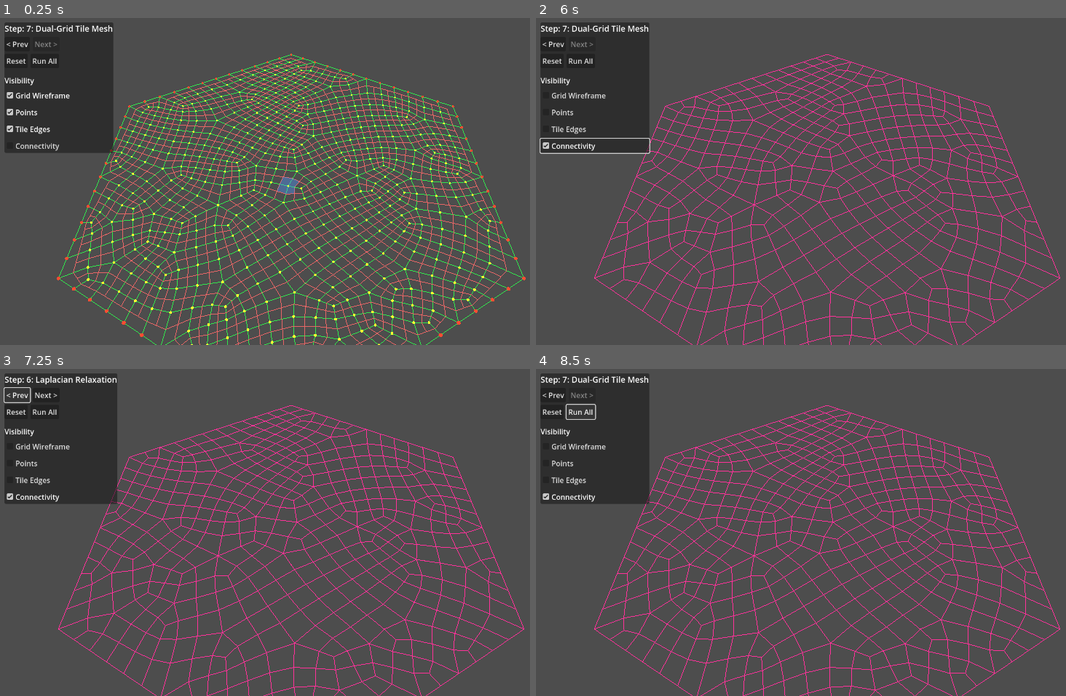
Above: before the commit, frames 1-4 (two rows, left to right).
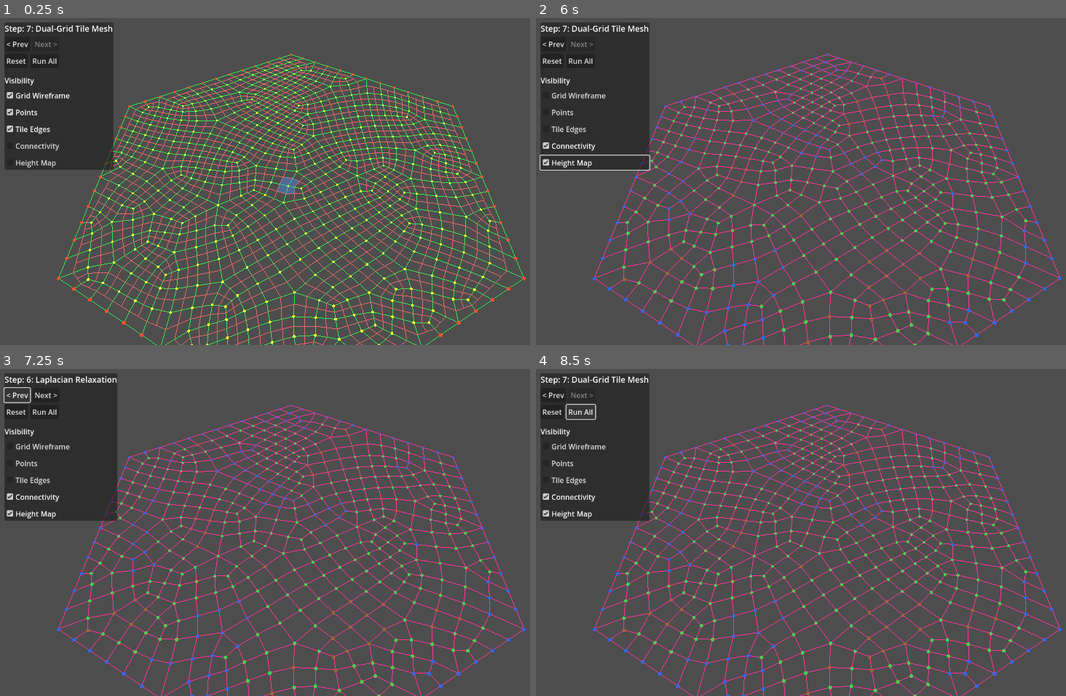
Above: after the commit, the same moments.

Repository: lucasbiancogs/map_generation
Game: Godot game, scene res://scenes/main.tscn
Same seed, same stepped clock (60 frames per second), same inputs: the game is played once before the commit and once after it.
Inputs (mouse positions are in pixels of both pictures, inside the frame that each line leads up to):
- Up to frame 1 (0.25 s): no input
- Up to frame 2 (6 s): click "< Prev" at 0.5 s; click "Reset" at 1.25 s; click "Run All" at 2 s; click "Grid Wireframe" at 2.75 s; click "Points" at 3.5 s; click "Tile Edges" at 4.25 s; click "Connectivity" at 5 s; click (594, 161) at 5.75 s, where only the run after the commit has a clickable "Height Map"
- Up to frame 3 (7.25 s): click "< Prev" at 6.5 s
- Up to frame 4 (8.5 s): click "Next >" at 7.25 s; click "Run All" at 8 s

The runs differ from the first frame. In frame 1, 1.0% of the frame differs, in the area x 0-22%, y 41-47%; in frame 2, 2.8%, in the area x 0-100%, y 10-100%; in frame 3, 2.8%; in frame 4, 2.7%.

Commit message:
Add height map generation via Perlin noise
New MapGeneration class assigns integer heights per grid point using
FastNoiseLite. Outer edge points forced to height 0 (water) for
proper coastline transitions. Height map visualization toggle added
to the debug UI (blue=water, green=land, brown=high terrain).

Diff:
--- a/scenes/main.tscn
+++ b/scenes/main.tscn
@@ -1,10 +1,11 @@
-[gd_scene load_steps=6 format=3 uid="uid://bep2n5mln624u"]
+[gd_scene load_steps=7 format=3 uid="uid://bep2n5mln624u"]
 
 [ext_resource type="Script" uid="uid://bwa7743dqiob1" path="res://scripts/organic_grid.gd" id="1_o5qli"]
 [ext_resource type="Script" uid="uid://kyknpmdof72h" path="res://scripts/step_controller.gd" id="2_step_ctrl"]
 [ext_resource type="Script" uid="uid://bvxda7p4j5qsv" path="res://scripts/camera_controller.gd" id="3_camera"]
 [ext_resource type="Script" uid="uid://cvxviq117ve3p" path="res://scripts/tile_hover.gd" id="4_tile_hover"]
 [ext_resource type="Script" uid="uid://dgk776q3lhcem" path="res://scripts/organic_grid_visualizer.gd" id="5_visualizer"]
+[ext_resource type="Script" uid="uid://bvqh0o68gxxrf" path="res://scripts/map_generation.gd" id="6_map_gen"]
 
 [node name="Main" type="Node3D"]
 
@@ -19,9 +20,14 @@
 [node name="OrganicGrid" type="Node3D" parent="."]
 script = ExtResource("1_o5qli")
 
-[node name="GridVisualizer" type="Node3D" parent="." node_paths=PackedStringArray("grid")]
+[node name="MapGeneration" type="Node3D" parent="." node_paths=PackedStringArray("grid")]
+script = ExtResource("6_map_gen")
+grid = NodePath("../OrganicGrid")
+
+[node name="GridVisualizer" type="Node3D" parent="." node_paths=PackedStringArray("grid", "map_gen")]
 script = ExtResource("5_visualizer")
 grid = NodePath("../OrganicGrid")
+map_gen = NodePath("../MapGeneration")
 
 [node name="StepController" type="Control" parent="."]
 layout_mode = 3
--- /dev/null
+++ b/scripts/map_generation.gd
@@ -0,0 +1,55 @@
+class_name MapGeneration
+extends Node3D
+
+@export var grid: OrganicGrid
+
+@export_group("Noise Settings")
+## Seed for the noise generator.
+@export var noise_seed: int = 0
+## Frequency of the noise — lower values produce larger features.
+@export_range(0.01, 2.0) var noise_frequency: float = 0.3
+## Number of noise octaves for detail layering.
+@export_range(1, 6) var noise_octaves: int = 3
+## Noise values below this become water (height 0).
+@export_range(0.0, 1.0) var water_threshold: float = 0.4
+## Maximum terrain height (noise maps to 0..max_height).
+@export_range(1, 5) var max_height: int = 3
+
+## Height per subdivided grid point. -1 for outer edge (no tile).
+var height_map: PackedInt32Array = PackedInt32Array()
+
+
+func _ready() -> void:
+	# Grid runs in its own _ready. Wait one frame to ensure it's done.
+	await get_tree().process_frame
+	generate_height_map()
+
+
+func generate_height_map() -> void:
+	if not grid or grid.subdivided_points.is_empty():
+		return
+
+	var noise := FastNoiseLite.new()
+	noise.seed = noise_seed
+	noise.frequency = noise_frequency
+	noise.fractal_octaves = noise_octaves
+	noise.noise_type = FastNoiseLite.TYPE_PERLIN
+
+	var point_count: int = grid.subdivided_points.size()
+	height_map.resize(point_count)
+
+	for i in range(point_count):
+		if grid.subdivided_is_outer_edge[i]:
+			height_map[i] = 0
+			continue
+
+		var pos: Vector3 = grid.subdivided_points[i]
+		# FastNoiseLite returns values in [-1, 1], remap to [0, 1].
+		var noise_val: float = (noise.get_noise_2d(pos.x, pos.z) + 1.0) * 0.5
+
+		if noise_val < water_threshold:
+			height_map[i] = 0
+		else:
+			# Map the remaining range [water_threshold, 1] to [1, max_height].
+			var t: float = (noise_val - water_threshold) / (1.0 - water_threshold)
+			height_map[i] = clampi(int(t * max_height) + 1, 1, max_height)
--- a/scripts/organic_grid_visualizer.gd
+++ b/scripts/organic_grid_visualizer.gd
@@ -1,13 +1,16 @@
+## This class is designed only for debug pourposes.
 class_name OrganicGridVisualizer
 extends Node3D
 
 @export var grid: OrganicGrid
+@export var map_gen: MapGeneration
 
 ## Visualization toggles.
 var show_grid_wireframe: bool = true
 var show_points: bool = true
 var show_tile_edges: bool = true
 var show_connectivity: bool = false
+var show_height_map: bool = false
 
 ## Rebuilds visualization for the grid's current step, respecting toggle flags.
 func refresh() -> void:
@@ -39,6 +42,8 @@
 				_draw_connectivity()
 			if show_tile_edges and grid.current_step >= 7:
 				_draw_tile_edges()
+			if show_height_map and map_gen and not map_gen.height_map.is_empty():
+				_draw_height_map()
 
 
 func _clear() -> void:
@@ -123,6 +128,32 @@
 			lines.append(corners[next_i] + lift)
 
 	_add_line_mesh(lines, Color(0.9, 0.4, 0.4))
+
+
+func _draw_height_map() -> void:
+	# Group points by height and draw each group with a distinct color.
+	var max_h: int = 0
+	for h in map_gen.height_map:
+		if h > max_h:
+			max_h = h
+
+	var groups: Dictionary = {}  # height -> PackedVector3Array
+	for i in range(map_gen.height_map.size()):
+		var h: int = map_gen.height_map[i]
+		if not groups.has(h):
+			groups[h] = PackedVector3Array()
+		groups[h].append(grid.subdivided_points[i])
+
+	for h in groups.keys():
+		var color: Color
+		if h == 0:
+			color = Color(0.2, 0.4, 0.9)  # water = blue
+		elif max_h <= 1:
+			color = Color(0.3, 0.8, 0.3)  # land = green
+		else:
+			var t: float = float(h - 1) / float(maxi(max_h - 1, 1))
+			color = Color(0.3, 0.8, 0.3).lerp(Color(0.6, 0.4, 0.2), t)  # green -> brown
+		_create_point_cloud(groups[h], color, 0.04)
 
 
 func _draw_connectivity() -> void:
--- a/scripts/step_controller.gd
+++ b/scripts/step_controller.gd
@@ -20,6 +20,9 @@
 	visualizer = get_node(visualizer_path) as OrganicGridVisualizer
 	_build_ui()
 	_current_step = OrganicGrid.TOTAL_STEPS
+	# Wait for MapGeneration to finish (it awaits one frame after grid).
+	await get_tree().process_frame
+	await get_tree().process_frame
 	visualizer.refresh()
 	_update_ui()
 
@@ -93,6 +96,10 @@
 		visualizer.show_connectivity = toggled
 		visualizer.refresh()
 	)
+	_add_toggle(vbox, "Height Map", visualizer.show_height_map, func(toggled: bool):
+		visualizer.show_height_map = toggled
+		visualizer.refresh()
+	)
 
 	panel.add_child(vbox)
 	add_child(panel)
Not shown, changed: IMPLEMENTATION.md
